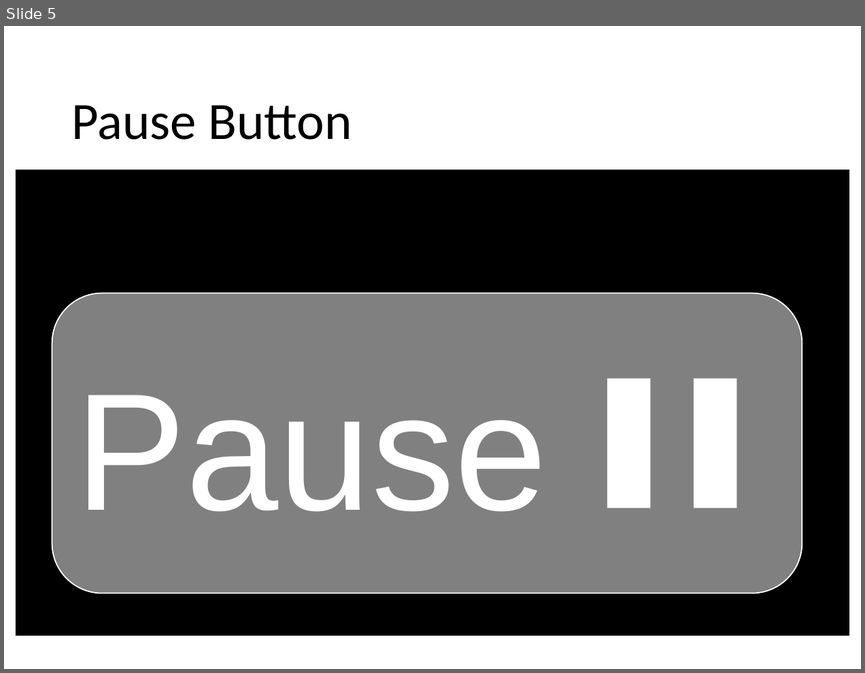
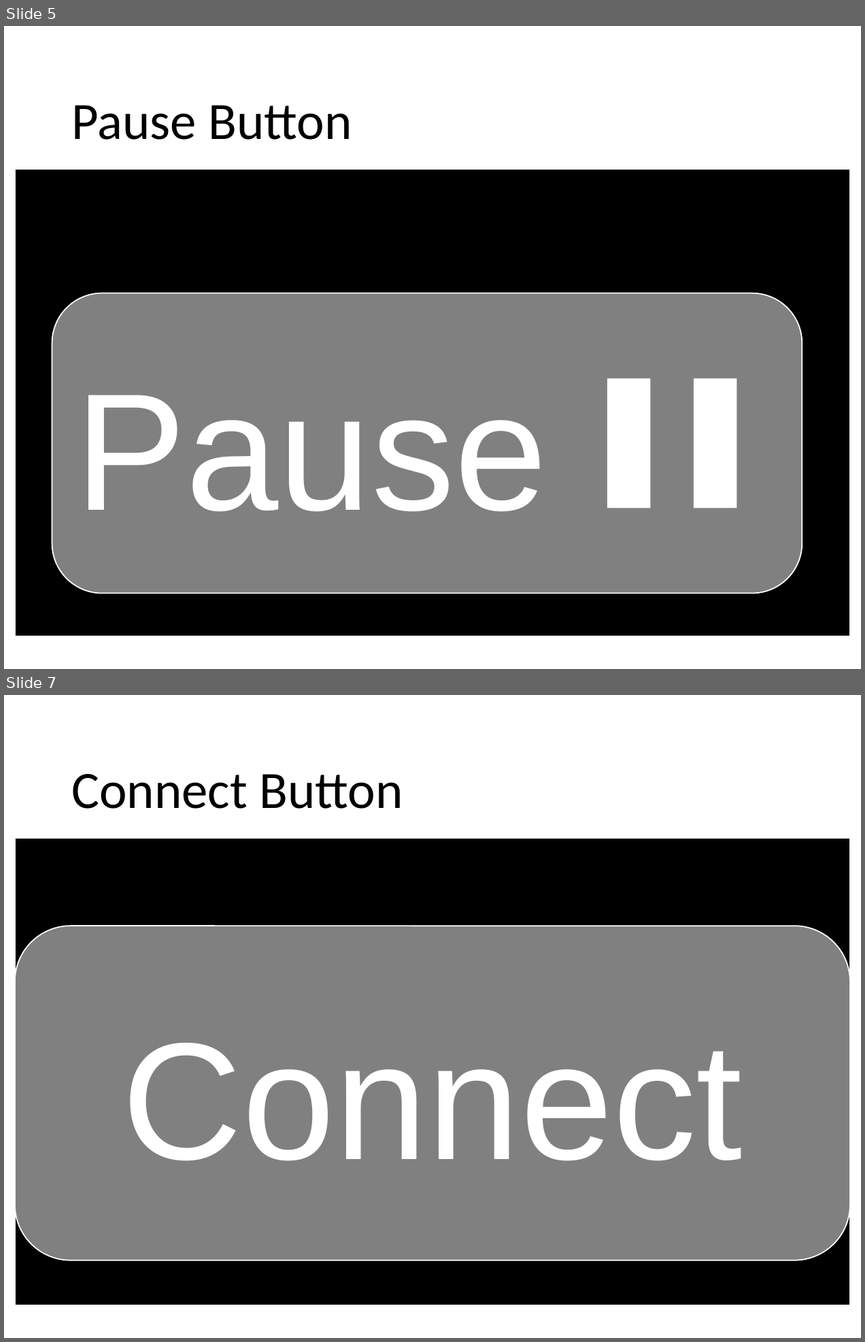
Before and after one commit to kjebb8/RF1, a slide deck: Assets/RF1_iOS Image Assets.pptx. Shown one above the other, each under a label of ours: slide 5 before the commit, slides 5 and 7 after it; the slides between them are not shown. The pictures are 865x673 and 865x1342 pixels, drawn with LibreOffice and Linux fonts; fonts in the diff are those of the drawing. Boxes give left, top, right and bottom in pixels: in the first picture for what was removed or moved away, otherwise in the second. Text is boxed around its words. In the diff, an @@ line names an element or a change of style, - is before the commit and + after.

```diff
--- a/Assets/RF1_iOS Image Assets.pptx
+++ b/Assets/RF1_iOS Image Assets.pptx
@@ slide 7 added at <box>4,695,861,1338</box>, background #FFFFFF @@
@@ title added at <box>71,774,403,809</box>, 44 pt, text #000000 @@
+Connect Button
@@ rectangle added at <box>15,838,851,1305</box>, fill #000000, outline #FFFFFF 1 pt @@
@@ rounded rectangle added at <box>15,926,851,1259</box>, fill #808080, outline #FFFFFF 1 pt, 140 pt, text #FFFFFF @@
+Connect
```
Also in this commit, not shown: 1 slide changed, 1 other slide added, 19 other files.
